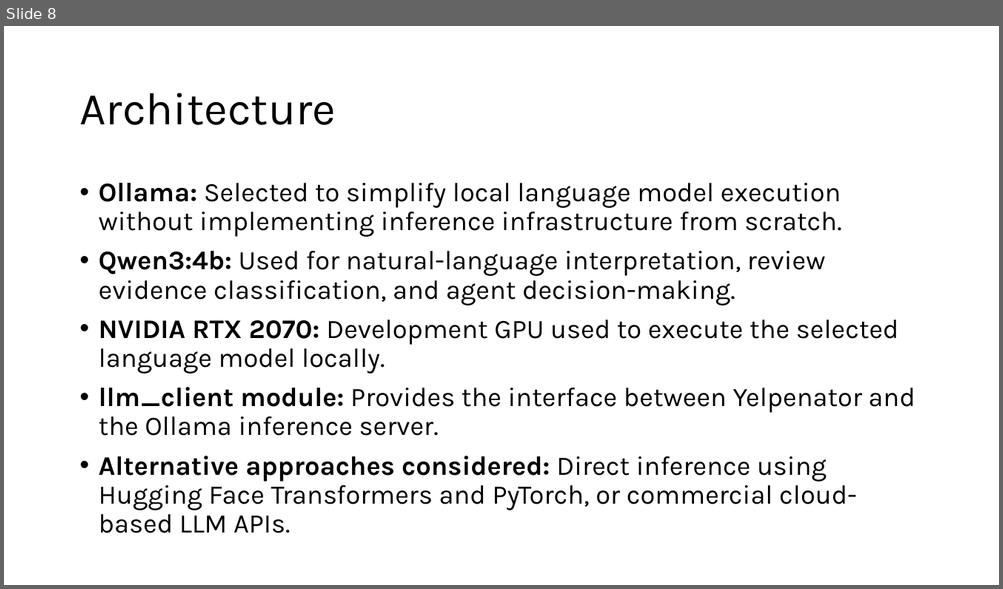
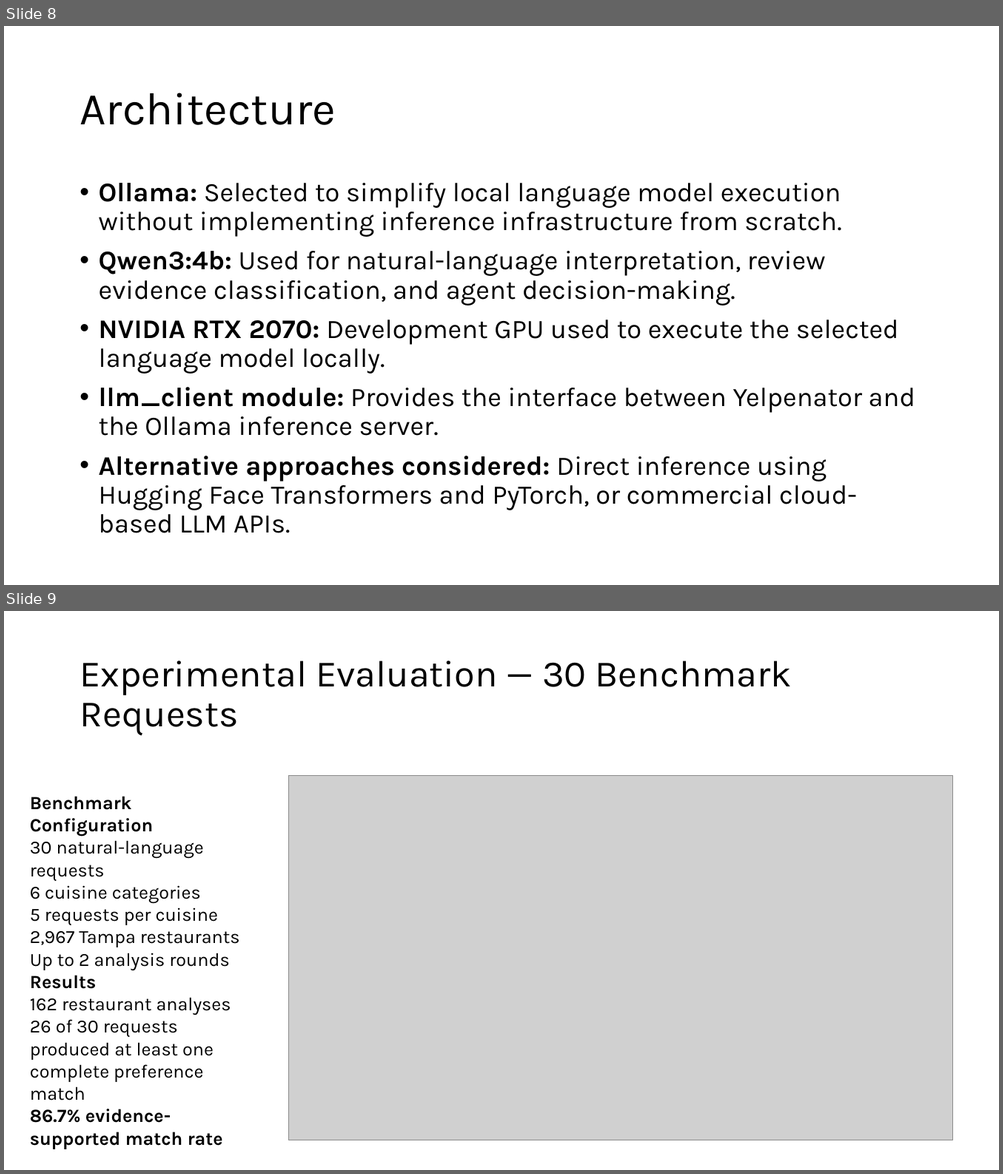
Before and after one commit to behar43/CAP6938_AI_Knowledge_Systems_Final_Project, a slide deck: ben_prishtina_yelpenator_presentation.pptx. Shown one above the other, each under a label of ours: slide 8 before the commit, slides 8 and 9 after it. The pictures are 1003x589 and 1003x1174 pixels, drawn with LibreOffice and Linux fonts; fonts in the diff are those of the drawing; grey boxes stand for pictures; background and template pictures are left out. Boxes give left, top, right and bottom in pixels: in the first picture for what was removed or moved away, otherwise in the second. Text is boxed around its words. In the diff, an @@ line names an element or a change of style, - is before the commit and + after.

```diff
--- a/ben_prishtina_yelpenator_presentation.pptx
+++ b/ben_prishtina_yelpenator_presentation.pptx
@@ slide 9 added at bbox=[4, 611, 999, 1170], background picture (left out) @@
@@ title added at bbox=[79, 661, 791, 736], 36 pt, text #000000 @@
+Experimental Evaluation — 30 Benchmark Requests
@@ picture added at bbox=[288, 775, 952, 1141] @@
@@ text added at bbox=[30, 796, 240, 1123], 18 pt, text #000000 @@
+Benchmark Configuration
+30 natural-language requests
+6 cuisine categories
+5 requests per cuisine
+2,967 Tampa restaurants
+Up to 2 analysis rounds
+Results
+162 restaurant analyses
+26 of 30 requests produced at least one complete preference match
+86.7% evidence-supported match rate
```
Also in this commit, not shown: 5 other slides added, 1 slide removed, 1 other file.
